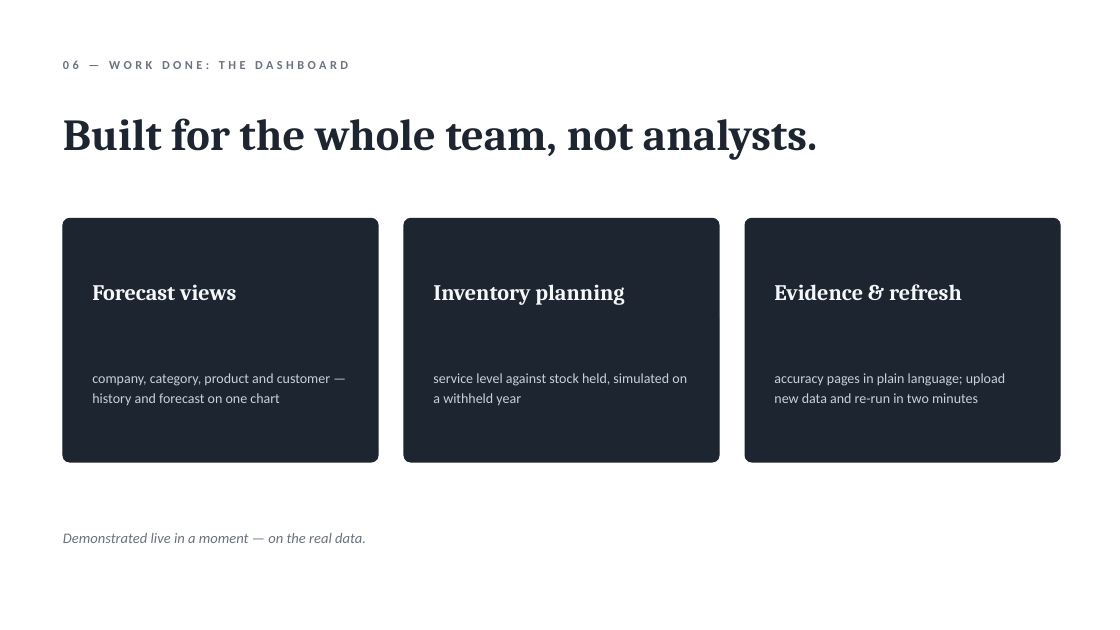
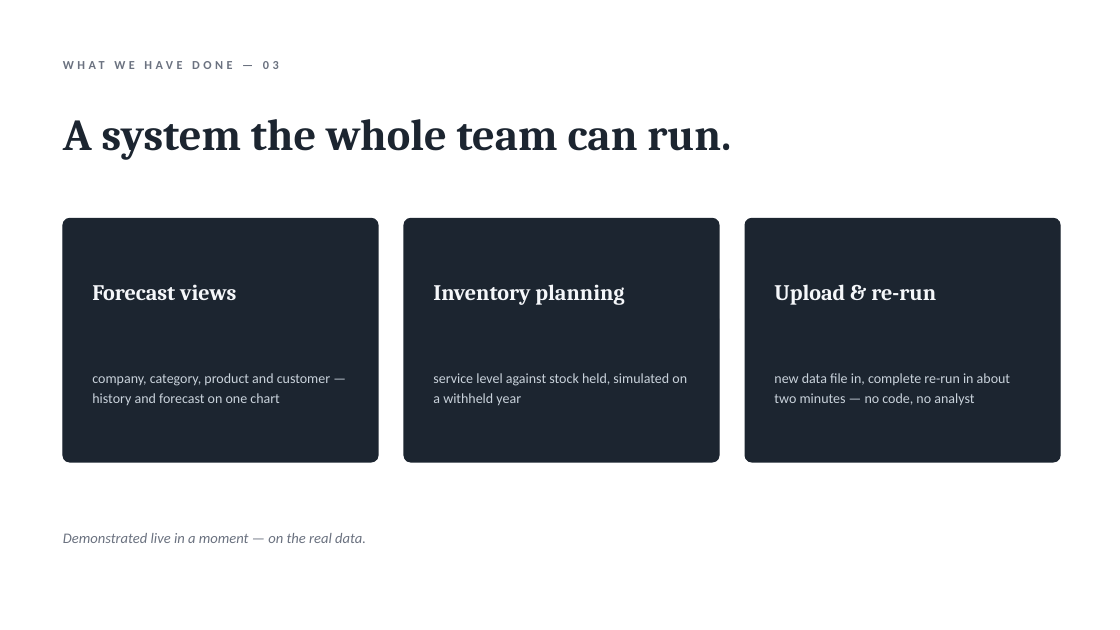
Before and after one commit to DokkDokki/SOE-105, a slide deck: slide 4 of presentation/FY2025_progress_report.pptx (slide 7 before the commit). Drawn at 1120x630 pixels with LibreOffice and Linux fonts; fonts in the diff are those of the drawing. Boxes give left, top, right and bottom in pixels: in the first picture for what was removed or moved away, otherwise in the second. Text is boxed around its words. In the diff, an @@ line names an element or a change of style, - is before the commit and + after.

```diff
--- a/presentation/FY2025_progress_report.pptx
+++ b/presentation/FY2025_progress_report.pptx
@@ text at (x1=63, y1=60, x2=348, y2=69): text changed @@
-06 — WORK DONE: THE DASHBOARD
+WHAT WE HAVE DONE — 03
@@ text at (x1=63, y1=119, x2=731, y2=160): text changed @@
-Built for the whole team, not analysts.
+A system the whole team can run.
@@ text at (x1=774, y1=284, x2=936, y2=305): text changed @@
-Evidence & refresh
+Upload & re-run
@@ text at (x1=774, y1=373, x2=1010, y2=405): text changed @@
-accuracy pages in plain language; upload new data and re-run in two minutes
+new data file in, complete re-run in about two minutes — no code, no analyst
```
Also in this commit, not shown: 5 other slides changed, 2 slides added, 4 slides removed.
